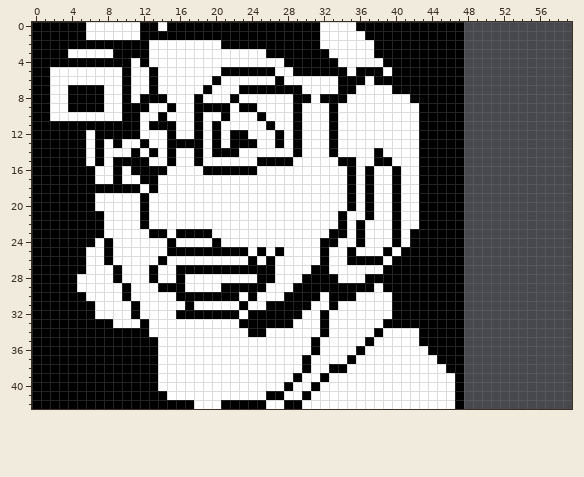
File history of a pixel-art sprite, sprites/berdly/spr_face_berdly_dark_15.png. The picture above is the old version.
The file is 60x43 pixels. Colours within 5 levels of each other are drawn and written as one.
New version:
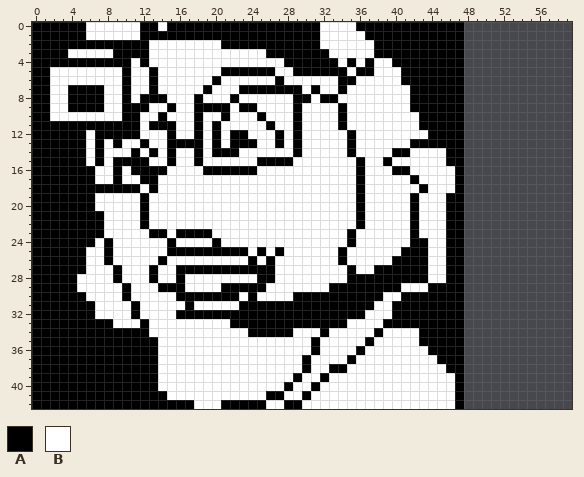
Palette (. is transparent): A #000000  B #ffffff
Changes in this commit:
y 4: x 35 B -> A; x 37 B -> A; x 39 A -> B
y 5: x 38 A -> B; x 40 A -> B
y 6: x 36 A -> B; x 38..40 AAA -> BBB
y 7: x 31 B -> A; x 35 A -> B; x 40..41 AA -> BB
y 8: x 34 A -> B
y 9: x 33..34 AB -> BA; x 42 B -> A
y 10..11: x 33..34 AB -> BA
y 12: x 33 A -> B; x 35 B -> A; x 43 A -> B
y 13: x 33 A -> B; x 35 B -> A; x 42 B -> A
y 14: x 33 A -> B; x 35 B -> A; x 38 A -> B; x 40..41 BB -> AA; x 43..45 AAA -> BBB
y 15: x 34..36 AAB -> BBA; x 38 A -> B; x 43..45 AAA -> BBB
y 16: x 35..37 ABA -> BAB; x 41 B -> A; x 43..46 AAAA -> BBBB
y 17: x 35..37 ABA -> BAB; x 40 A -> B; x 42..46 BAAAA -> ABBBB
y 18: x 35..37 ABA -> BAB; x 40 A -> B; x 44..46 AAA -> BBB
y 19..20: x 35..37 ABA -> BAB; x 40 A -> B; x 42..45 BAAA -> ABBB
y 21: x 34 A -> B; x 36..37 BA -> AB; x 40 A -> B; x 42..45 BAAA -> ABBB
y 22: x 34 A -> B; x 40 A -> B; x 42..45 BAAA -> ABBB
y 23: x 33..36 AABA -> BBAB; x 40 A -> B; x 43..45 AAA -> BBB
y 24: x 32..33 AA -> BB; x 35..36 BA -> AB; x 40 A -> B; x 44..45 AA -> BB
y 25: x 32 A -> B; x 34..35 BA -> AB; x 39 A -> B; x 44..45 AA -> BB
y 26: x 32 A -> B; x 34..38 BAAAA -> ABBBB; x 44..45 AA -> BB
y 27: x 31..32 AA -> BB; x 35 B -> A; x 38 B -> A; x 44..45 AA -> BB
y 28: x 30..33 AAAA -> BBBB; x 35..36 BB -> AA; x 44..45 AA -> BB
y 29: x 29..32 AAAA -> BBBB; x 38 B -> A; x 41..43 AAA -> BBB
y 30: x 28 A -> B; x 32 B -> A; x 36..38 BBB -> AAA; x 40 A -> B
y 31: x 24..25 BB -> AA; x 31..32 BB -> AA; x 34..37 BBBB -> AAAA
y 32: x 23 B -> A; x 30..31 BB -> AA; x 33..36 BBBB -> AAAA
y 33: x 22 B -> A; x 29..31 BBB -> AAA; x 33..34 BB -> AA
y 34: x 26..28 BBB -> AAA
Where, in picture pixels (left, top, right, bottom), the same in both pictures:
changed: (230, 58, 455, 337)
